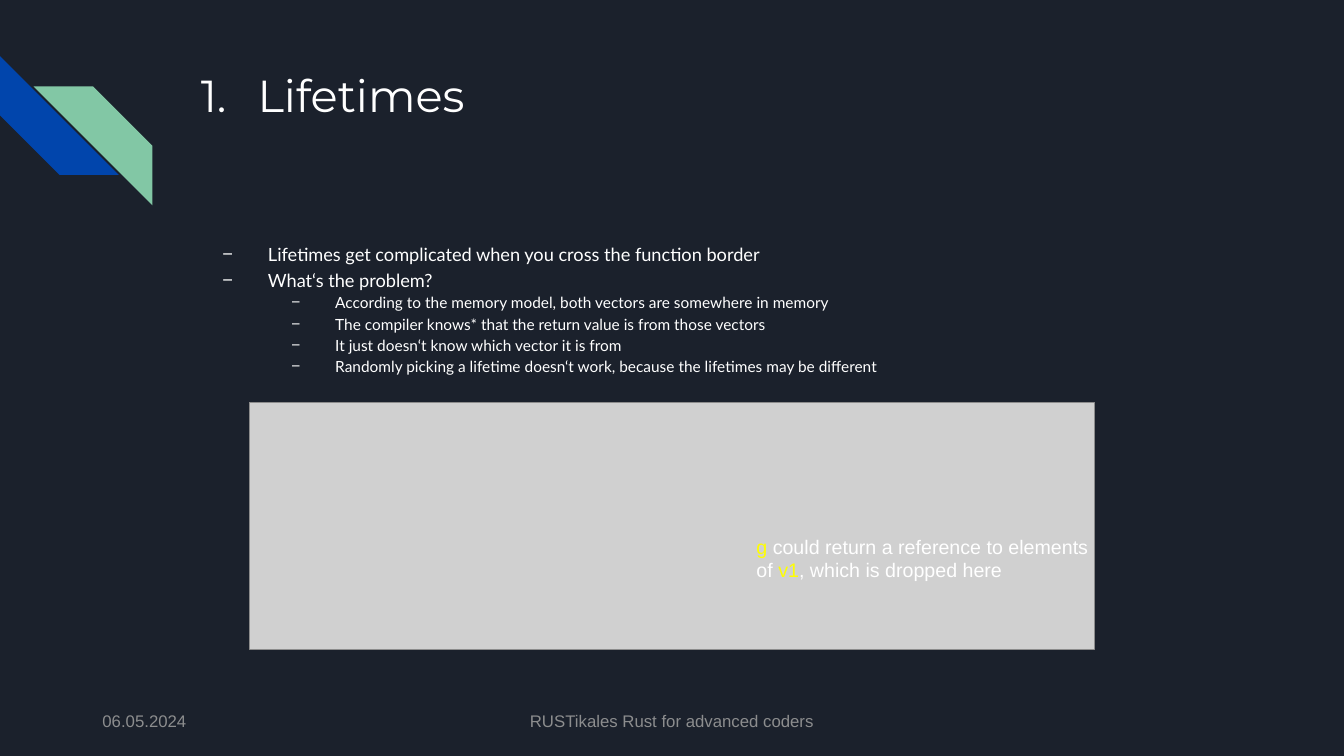
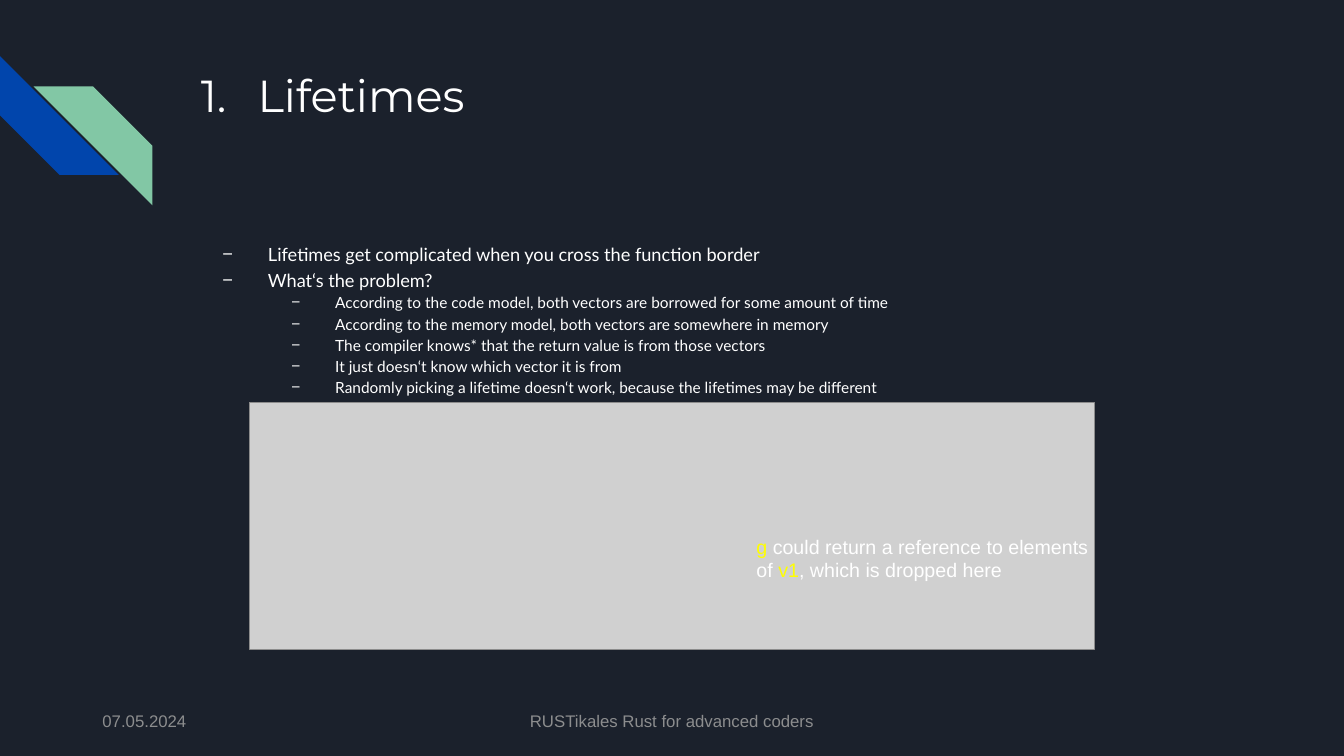
Before and after one commit to pfhaupt/progkurs, a slide deck: slide 75 of rust-advanced/02 - Lifetimes/02 - original.pptx (slide 73 before the commit). Drawn at 1344x756 pixels with LibreOffice and Linux fonts; fonts in the diff are those of the drawing; grey boxes stand for pictures. Boxes give left, top, right and bottom in pixels: in the first picture for what was removed or moved away, otherwise in the second. Text is boxed around its words. In the diff, an @@ line names an element or a change of style, - is before the commit and + after.

```diff
--- a/rust-advanced/02 - Lifetimes/02 - original.pptx
+++ b/rust-advanced/02 - Lifetimes/02 - original.pptx
@@ text at (335, 296, 888, 311): paragraph added @@
+  − According to the code model, both vectors are borrowed for some amount of time
@@ text at (102, 715, 186, 727): text changed @@
-06.05.2024
+07.05.2024
```
Also in this commit, not shown: 128 other slides changed, 9 slides added, 1 other file.
